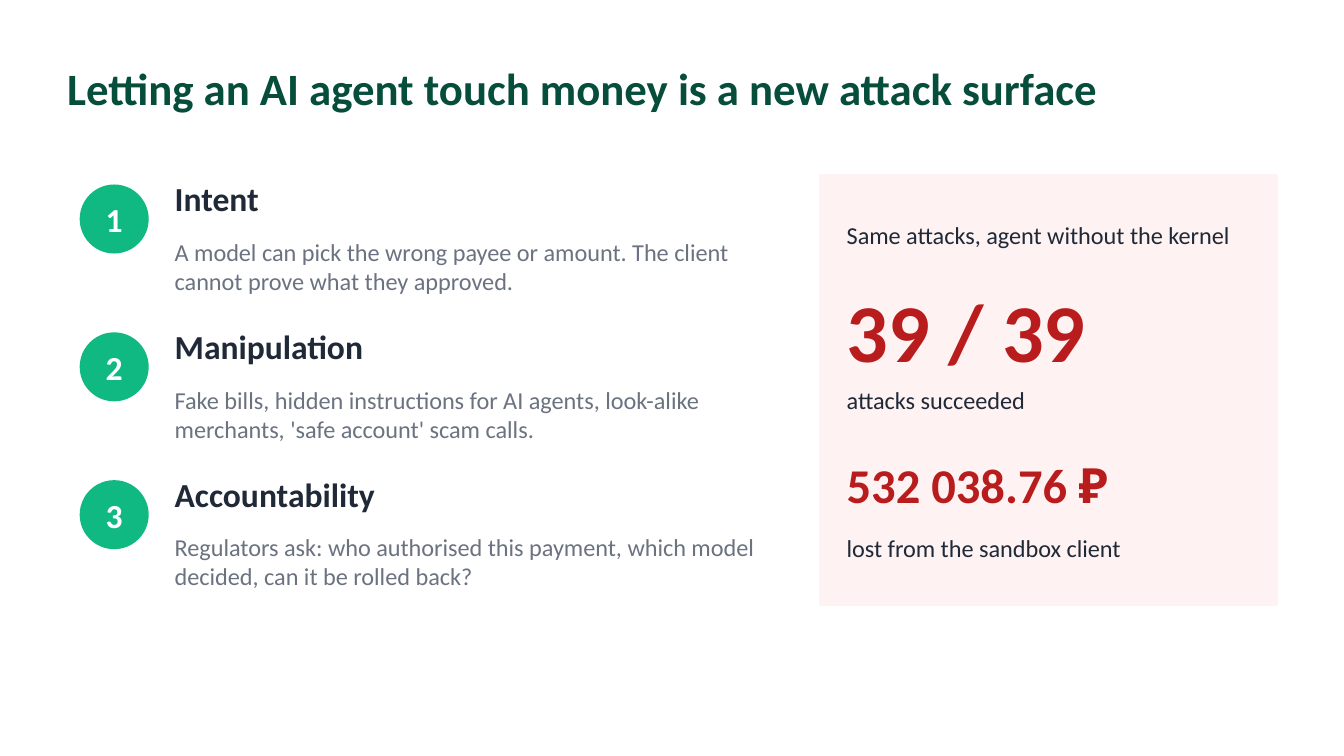
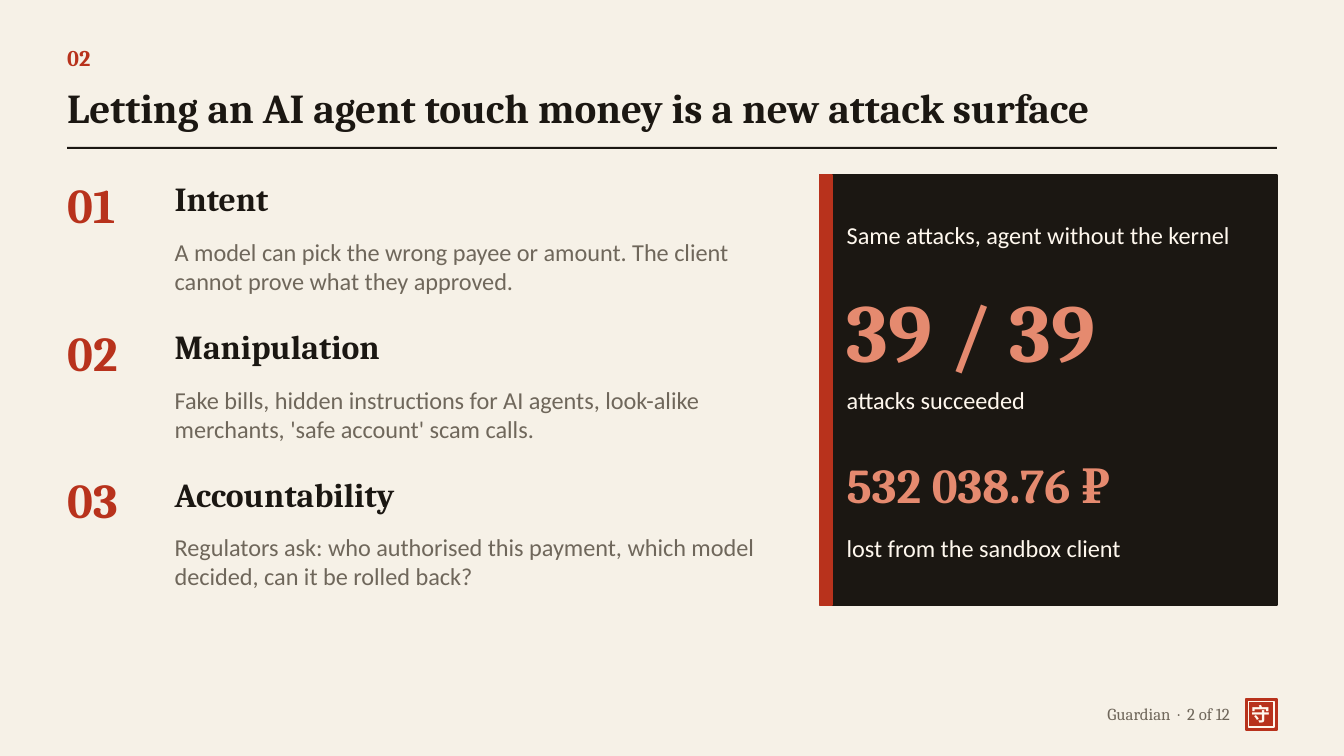
Before and after one commit to yourfavoriteself/ShenzhenFinTechathonTopicA, a slide deck: slide 2 of docs/presentation.pptx. Drawn at 1344x756 pixels with LibreOffice and Linux fonts; fonts in the diff are those of the drawing. Boxes give left, top, right and bottom in pixels: in the first picture for what was removed or moved away, otherwise in the second. Text is boxed around its words. In the diff, an @@ line names an element or a change of style, - is before the commit and + after.

Commit message:
Slides: new theme with numbered sections and ledger style figures

```diff
--- a/docs/presentation.pptx
+++ b/docs/presentation.pptx
@@ background #FFFFFF to #F6F1E7 @@
@@ text added at (67, 51, 90, 66), 12 pt, text #B8321C, bold @@
+02
@@ text "Letting an AI agent touch ...": place and size @@
-text "Letting an AI agent touch ..." at (67, 73, 1097, 113)
+text "Letting an AI agent touch ..." at (67, 94, 1089, 132)
@@ text "Letting an AI agent touch ..." at (67, 94, 1089, 132): size 24 to 22 pt, font Calibri to Cambria, text colour #064E3B to #1B1712 @@
@@ line added from (67, 148) to (1277, 148), #1B1712 1 pt @@
@@ rectangle at (820, 175, 1277, 605): fill #FEF2F2 to #1B1712; outline #FEF2F2 1 pt to #1B1712 1 pt @@
@@ rectangle added at (820, 175, 832, 605), fill #B8321C, outline #B8321C 1 pt @@
@@ text added at (67, 190, 115, 224), 26 pt, text #B8321C, bold @@
+01
@@ ellipse removed at (81, 185, 148, 253) @@
@@ text removed at (106, 210, 123, 232) @@
-1
@@ text "39 / 39" at (847, 306, 1096, 363): font Calibri to Cambria, text colour #B91C1C to #E58A6F @@
@@ text added at (67, 338, 117, 372), 26 pt, text #B8321C, bold @@
+02
@@ ellipse removed at (81, 333, 148, 401) @@
@@ text removed at (106, 358, 123, 380) @@
-2
@@ text "532 038.76 ₽" at (847, 470, 1071, 504): font Calibri to Cambria, text colour #B91C1C to #E58A6F @@
@@ font Calibri to Cambria, text colour #1F2937 to #1B1712 in 3 elements at (175, 188, 269, 212), (175, 335, 380, 366), (175, 483, 395, 515) @@
@@ text added at (67, 485, 118, 519), 26 pt, text #B8321C, bold @@
+03
@@ ellipse removed at (81, 481, 148, 548) @@
@@ text removed at (106, 506, 123, 529) @@
-3
@@ text colour #6B7280 to #6F675B in 3 elements at (175, 244, 728, 294), (175, 392, 699, 441), (175, 539, 753, 588) @@
@@ text colour #1F2937 to #FFF8EE in 3 elements at (847, 227, 1229, 248), (847, 392, 1025, 409), (847, 540, 1121, 557) @@
@@ text added at (1107, 708, 1230, 720), 9 pt, text #6F675B @@
+Guardian · 2 of 12
@@ rectangle added at (1246, 699, 1277, 730), fill #B8321C, outline #B8321C 1 pt @@
@@ rectangle added at (1249, 702, 1274, 727), outline #FFF8EE 0.75 pt @@
@@ text added at (1252, 705, 1271, 727), 10.1 pt, text #FFF8EE, bold @@
+守
```
Also in this commit, not shown: 10 other slides changed, 1 slide added, 1 slide removed, 2 other files.
